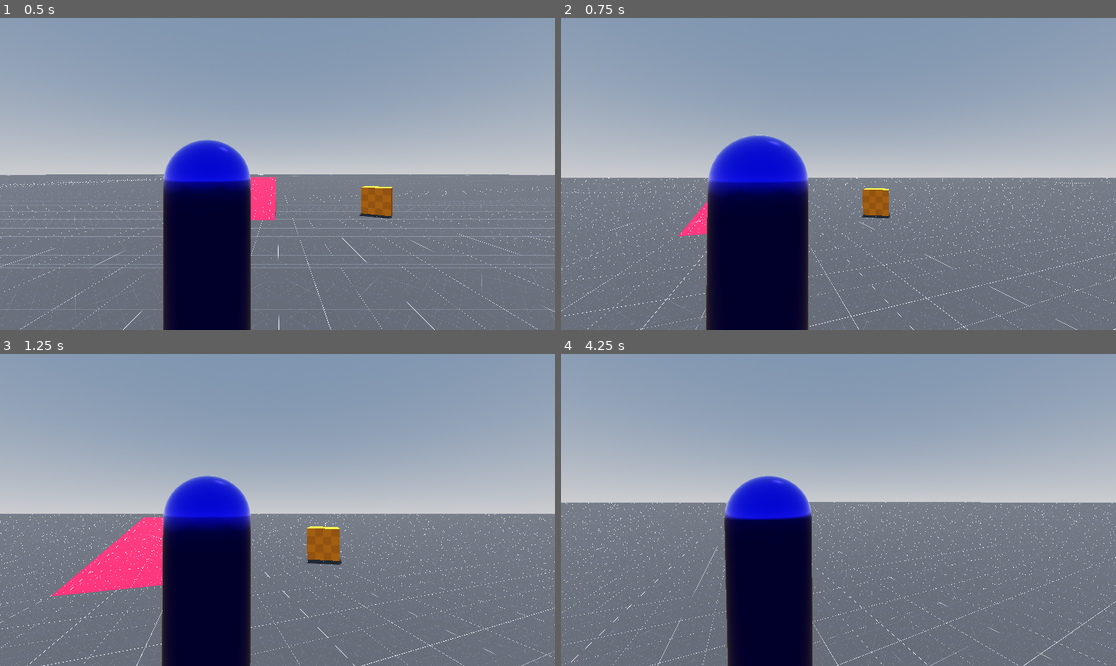
Above: before the commit, frames 1-4 (two rows, left to right).
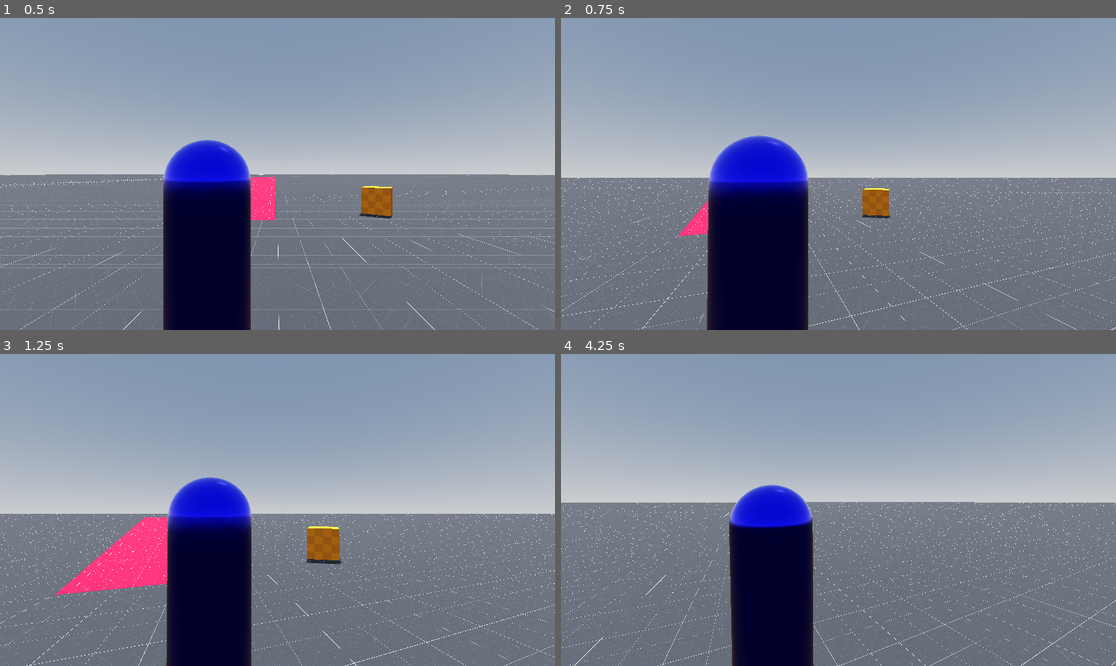
Above: after the commit, the same moments.

Repository: Mario-Florio/godot-third-person-controller
Game: Godot game, scene res://scenes/Test.tscn
Same seed, same stepped clock (60 frames per second), same inputs: the game is played once before the commit and once after it. The project has no main scene, so this scene is started directly.
Inputs (mouse positions are in pixels of both pictures, inside the frame that each line leads up to):
- Up to frame 1 (0.5 s): no input
- Up to frame 2 (0.75 s): move the mouse to (866, 174) at 0.52 s; hold W (forward) from 0.53 s (still down); right-click (866, 174) at 0.6 s
- Up to frame 3 (1.25 s): keep holding W (forward)
- Up to frame 4 (4.25 s): keep holding W (forward); move the mouse to (810, 510) at 1.27 s; right-click (810, 510) at 1.35 s; move the mouse to (849, 503) at 2.02 s; tap Tab (swap_shoulder) at 2.1 s; right-click (849, 503) at 2.3 s; move the mouse to (832, 516) at 2.77 s; right-click (832, 516) at 2.85 s; move the mouse to (877, 513) at 3.52 s; right-click (877, 513) at 3.6 s

Frame 1 is identical in both runs. In frame 2, 2.5% of the frame differs, in the area x 0-100%, y 37-100%; in frame 3, 3.7%; in frame 4, 4.7%, in the area x 0-100%, y 38-100%.

Commit message:
Add basic animation system for basic locomotion visualization

Diff:
--- /dev/null
+++ b/src/assets/resources/visuals/material/feminine_material.tres
@@ -0,0 +1,6 @@
+[gd_resource type="StandardMaterial3D" format=3 uid="uid://dvngnaid1u3k8"]
+
+[resource]
+albedo_color = Color(1, 0, 1, 1)
+metallic = 1.0
+roughness = 0.25
--- /dev/null
+++ b/src/assets/resources/visuals/material/masculine_material.tres
@@ -0,0 +1,6 @@
+[gd_resource type="StandardMaterial3D" format=3 uid="uid://dqbi1h868pv0t"]
+
+[resource]
+albedo_color = Color(0, 0, 0.7176471, 1)
+metallic = 1.0
+roughness = 0.29
--- /dev/null
+++ b/src/assets/resources/visuals/mesh/feminine_mesh.tscn
@@ -0,0 +1,34 @@
+[gd_scene format=3 uid="uid://dmspt8014ptoh"]
+
+[ext_resource type="Material" uid="uid://dvngnaid1u3k8" path="res://assets/resources/visuals/material/feminine_material.tres" id="1_haon1"]
+
+[sub_resource type="PrismMesh" id="PrismMesh_giq0b"]
+material = ExtResource("1_haon1")
+
+[sub_resource type="CapsuleMesh" id="CapsuleMesh_wxsl1"]
+material = ExtResource("1_haon1")
+
+[node name="FeminineMesh" type="Node3D" unique_id=138852980]
+
+[node name="visuals" type="Node3D" parent="." unique_id=478782144]
+transform = Transform3D(-0.3000589, -1.1381214e-07, 0, 4.5307633e-08, -0.75374377, 0, 0, 0, 0.16869795, -7.4198354e-08, 1.0711963, 0)
+
+[node name="Torso" type="MeshInstance3D" parent="visuals" unique_id=985477635]
+transform = Transform3D(1, -1.4210855e-14, 0, 3.5527137e-15, 1, 0, 0, 0, 1, 0, 0, 0)
+mesh = SubResource("PrismMesh_giq0b")
+skeleton = NodePath("../../MeshInstance3D")
+
+[node name="Head" type="MeshInstance3D" parent="visuals" unique_id=1876101856]
+transform = Transform3D(0.5516174, -2.1759946e-15, 0, 0, 0.13652973, 0, 0, 0, 1, 0, -0.69139993, 0)
+mesh = SubResource("CapsuleMesh_wxsl1")
+skeleton = NodePath("../Torso")
+
+[node name="Hips" type="MeshInstance3D" parent="visuals" unique_id=1918928010]
+transform = Transform3D(-1.4405262, 1.09204244e-07, 0, -5.013357e-08, -0.49727613, 0, 0, 0, 1, 0, 0, 0)
+mesh = SubResource("PrismMesh_giq0b")
+skeleton = NodePath("../../MeshInstance3D")
+
+[node name="Legs" type="MeshInstance3D" parent="visuals" unique_id=1189608611]
+transform = Transform3D(1.4405262, -5.1127773e-07, 0, 1.0026714e-07, 1.1640859, 0, 0, 0, 1, -3.6375192e-07, 0.8281964, 0)
+mesh = SubResource("PrismMesh_giq0b")
+skeleton = NodePath("../../MeshInstance3D")
--- /dev/null
+++ b/src/assets/resources/visuals/mesh/masculine_mesh.tscn
@@ -0,0 +1,34 @@
+[gd_scene format=3 uid="uid://c2xcwuvyss08"]
+
+[ext_resource type="Material" uid="uid://dqbi1h868pv0t" path="res://assets/resources/visuals/material/masculine_material.tres" id="1_8b62q"]
+
+[sub_resource type="PrismMesh" id="PrismMesh_qnthn"]
+material = ExtResource("1_8b62q")
+
+[sub_resource type="CapsuleMesh" id="CapsuleMesh_nnks8"]
+material = ExtResource("1_8b62q")
+
+[node name="MasculineMesh" type="Node3D" unique_id=1456001530]
+
+[node name="visuals" type="Node3D" parent="." unique_id=1743912882]
+transform = Transform3D(-0.3000589, -1.1381214e-07, 0, 4.5307633e-08, -0.75374377, 0, 0, 0, 0.16869795, -7.4198354e-08, 1.0711963, 0)
+
+[node name="Torso" type="MeshInstance3D" parent="visuals" unique_id=2142834126]
+transform = Transform3D(1.43, -1.18715666e-14, 0, 5.0803804e-15, 0.83538723, 0, 0, 0, 1, 1.1118345e-15, -0.0782384, 0)
+mesh = SubResource("PrismMesh_qnthn")
+skeleton = NodePath("../../MeshInstance3D")
+
+[node name="Head" type="MeshInstance3D" parent="visuals" unique_id=1762771499]
+transform = Transform3D(0.60677916, -2.3935942e-15, 0, 0, 0.15018271, 0, 0, 0, 1, 0, -0.69139993, 0)
+mesh = SubResource("CapsuleMesh_nnks8")
+skeleton = NodePath("../Torso")
+
+[node name="Hips" type="MeshInstance3D" parent="visuals" unique_id=609482394]
+transform = Transform3D(-1.1509459, 1.3253582e-07, 0, -4.0055514e-08, -0.60351956, 0, 0, 0, 1, 0, 0, 0)
+mesh = SubResource("PrismMesh_qnthn")
+skeleton = NodePath("../../MeshInstance3D")
+
+[node name="Legs" type="MeshInstance3D" parent="visuals" unique_id=817297941]
+transform = Transform3D(1.1536323, -4.8944077e-07, 0, 8.0298015e-08, 1.114367, 0, 0, 0, 1, -3.7186044e-07, 0.846658, 0)
+mesh = SubResource("PrismMesh_qnthn")
+skeleton = NodePath("../../MeshInstance3D")
--- a/src/scenes/Test.tscn
+++ b/src/scenes/Test.tscn
@@ -47,6 +47,10 @@
 albedo_texture = ExtResource("5_awxuf")
 uv1_triplanar = true
 
+[sub_resource type="Resource" id="Resource_fu3ou"]
+script = ExtResource("8_dovry")
+DEFAULT_SPRING_ARM_POSITION_X = 0.5
+
 [sub_resource type="Resource" id="Resource_8bdjt"]
 script = ExtResource("8_bhwsq")
 metadata/_custom_type_script = "uid://ng8frx7iperp"
@@ -61,10 +65,6 @@
 inputConfig = SubResource("Resource_8bdjt")
 viewConfig = SubResource("Resource_bhwsq")
 metadata/_custom_type_script = "uid://qtt5t44l0u7f"
-
-[sub_resource type="Resource" id="Resource_fu3ou"]
-script = ExtResource("8_dovry")
-DEFAULT_SPRING_ARM_POSITION_X = 0.5
 
 [node name="world" type="Node3D" unique_id=1023953965]
 
@@ -107,14 +107,13 @@
 size = Vector3(2.3862305, 1, 5.7128906)
 
 [node name="ThirdPersonCharacter" parent="." unique_id=1363432022 node_paths=PackedStringArray("controller") instance=ExtResource("9_sxdnt")]
-controller = NodePath("ThirdPersonController")
-
-[node name="ThirdPersonController" type="Node3D" parent="ThirdPersonCharacter" unique_id=1347378441 node_paths=PackedStringArray("initialView", "characterBody")]
-script = ExtResource("10_bxsth")
-config = SubResource("Resource_xftjw")
-initialView = NodePath("../../FollowCameraMount3D")
-characterBody = NodePath("..")
+controller = NodePath("../ThirdPersonController")
 
 [node name="FollowCameraMount3D" parent="." unique_id=484763819 node_paths=PackedStringArray("follow_target") instance=ExtResource("9_jbd4l")]
 follow_target = NodePath("../ThirdPersonCharacter")
 config = SubResource("Resource_fu3ou")
+
+[node name="ThirdPersonController" type="Node3D" parent="." unique_id=1347378441 node_paths=PackedStringArray("initialView")]
+script = ExtResource("10_bxsth")
+config = SubResource("Resource_xftjw")
+initialView = NodePath("../FollowCameraMount3D")
--- a/src/scenes/ThirdPersonCharacter.tscn
+++ b/src/scenes/ThirdPersonCharacter.tscn
@@ -2,12 +2,13 @@
 
 [ext_resource type="Script" uid="uid://dm1p3xkcwtoux" path="res://scripts/ThirdPersonCharacter.gd" id="1_xpvjh"]
 [ext_resource type="Shape3D" uid="uid://cqlv1rd6jpci6" path="res://assets/resources/shape/basic_capsule.tres" id="2_0xybg"]
-[ext_resource type="PackedScene" uid="uid://cfxot8vk3hipv" path="res://assets/resources/visuals/basic_capule_mesh.tscn" id="2_33180"]
+[ext_resource type="PackedScene" uid="uid://cfxot8vk3hipv" path="res://assets/resources/visuals/mesh/basic_capule_mesh.tscn" id="2_33180"]
 
-[node name="ThirdPersonCharacter" type="CharacterBody3D" unique_id=1451104356 node_paths=PackedStringArray("collisionBody", "visuals")]
+[node name="ThirdPersonCharacter" type="CharacterBody3D" unique_id=1451104356 node_paths=PackedStringArray("collisionBody", "visuals", "animationTree")]
 script = ExtResource("1_xpvjh")
 collisionBody = NodePath("CollisionBody")
 visuals = NodePath("BasicCapsuleMesh")
+animationTree = NodePath("")
 
 [node name="CollisionBody" type="CollisionShape3D" parent="." unique_id=806756119]
 transform = Transform3D(1, 0, 0, 0, 1, 0, 0, 0, 1, 0, 0.875, 0)
--- /dev/null
+++ b/src/scripts/Config/AnimationConfig.gd
@@ -0,0 +1,10 @@
+class_name AnimationConfig
+extends Resource
+
+@export_subgroup("Conditions")
+@export var is_grounded_path: StringName
+@export var is_airborne_path: StringName
+
+@export_subgroup("Blend Positions")
+@export var grounded_blend_position_path: StringName
+@export var airborne_blend_position_path: StringName
--- a/src/scripts/Config/ThirdPersonControllerConfig.gd
+++ b/src/scripts/Config/ThirdPersonControllerConfig.gd
@@ -5,3 +5,4 @@
 @export var viewConfig       := ViewConfig.new()
 @export var locomotionConfig := LocomotionConfig.new()
 @export var motionConfig     := MotionConfig.new()
+@export var animationConfig  := AnimationConfig.new()
--- /dev/null
+++ b/src/scripts/DomainControllers/AnimationHandler/AnimationHandler.gd
@@ -0,0 +1,58 @@
+class_name AnimationHandler
+extends RefCounted
+
+class State extends RefCounted:
+	var config: AnimationConfig
+
+	var is_grounded: bool
+	var is_airborne: bool
+
+	func _init(_config: AnimationConfig) -> void:
+		config = _config
+
+var _animationState: State
+var _animationTreeManager: AnimationTreeManager
+
+func _init(config: AnimationConfig, animationTree: AnimationTree) -> void:
+	_animationState = State.new(config)
+	_animationTreeManager = AnimationTreeManager.new(_animationState, animationTree)
+
+func execute(payload: AnimationHandler.Payload) -> void:
+	_update_state(payload)
+	_animationTreeManager.manage(payload)
+
+# Utils
+func _update_state(payload: AnimationHandler.Payload) -> void:
+	match payload.motionState:
+		"STILL": # STILL implies grounded in current implementation
+			_animationState.is_grounded = true
+			_animationState.is_airborne = false
+
+		"GROUNDED":
+			_animationState.is_grounded = true
+			_animationState.is_airborne = false
+
+		"AIRBORNE":
+			_animationState.is_grounded = false
+			_animationState.is_airborne = true
+
+		_:
+			assert(false, "Intent mismatch [AnimationHandler._update_state]")
+
+class Payload:
+	var motionState: StringName
+	var local_velocity: Vector2
+	var max_horizontal_speed: float
+	var speed: float
+
+	func _init(
+		_motionState: StringName,
+		_local_velocity: Vector2,
+		_max_horizontal_speed: float,
+		_speed: float
+	) -> void:
+
+		motionState = _motionState
+		local_velocity = _local_velocity
+		max_horizontal_speed = _max_horizontal_speed
+		speed = _speed
--- /dev/null
+++ b/src/scripts/DomainControllers/AnimationHandler/AnimationTreeManager.gd
@@ -0,0 +1,37 @@
+class_name AnimationTreeManager
+extends RefCounted
+
+var _is_grounded_path: StringName
+var _is_airborne_path: StringName
+
+var _airborne_blend_position_path: StringName
+var _grounded_blend_position_path: StringName
+
+var _animationState : AnimationHandler.State
+var _animationTree  : AnimationTree
+
+func _init(animationState: AnimationHandler.State, animationTree: AnimationTree) -> void:
+	_animationState = animationState
+	_animationTree = animationTree
+
+	_is_grounded_path = _animationState.config.is_grounded_path
+	_is_airborne_path = _animationState.config.is_airborne_path
+
+	_grounded_blend_position_path = _animationState.config.grounded_blend_position_path
+	_airborne_blend_position_path = _animationState.config.airborne_blend_position_path
+
+func manage(payload: AnimationHandler.Payload) -> void:
+	_animationTree.set(_is_grounded_path, _animationState.is_grounded)
+	_animationTree.set(_is_airborne_path, _animationState.is_airborne)
+
+	_animationTree.set(
+		_grounded_blend_position_path,
+		payload.local_velocity *
+			((payload.speed / payload.max_horizontal_speed) * 1.0)
+	)
+
+	_animationTree.set(
+		_airborne_blend_position_path,
+		payload.local_velocity *
+			((payload.speed / payload.max_horizontal_speed) * 1.0)
+	)
--- a/src/scripts/DomainControllers/LocomotionSemantics/LocomotionSemantics.gd
+++ b/src/scripts/DomainControllers/LocomotionSemantics/LocomotionSemantics.gd
@@ -42,6 +42,7 @@
 
 func export(snapshot: Snapshot) -> void:
 	snapshot.intents = _locomotionState.intents
+	snapshot.bounded = _locomotionStyle.bounded
 
 # Utils
 func _update_state(payload: Payload) -> void:
@@ -149,6 +150,7 @@
 
 class Snapshot extends RefCounted:
 	var intents: Array[MotionIntent]
+	var bounded: bool
 
 	func _init(locomotionSemantics: LocomotionSemantics) -> void:
 		locomotionSemantics.export(self)
--- a/src/scripts/DomainControllers/MotionAuthority/MotionAuthority.gd
+++ b/src/scripts/DomainControllers/MotionAuthority/MotionAuthority.gd
@@ -20,6 +20,7 @@
 
 	# Physical Actor State
 	var curr_motion_state := MotionState.STILL
+	var last_position     := Vector3.ZERO
 
 	func _init(_config: MotionConfig, _motionTarget: CharacterBody3D) -> void:
 		config = _config
@@ -45,6 +46,10 @@
 
 func export(snapshot: Snapshot) -> void:
 	snapshot.motion_state = _motionState.curr_motion_state
+	snapshot.global_transform = _motionState.motionTarget.global_transform
+	snapshot.last_position = _motionState.last_position
+	snapshot.max_horizontal_speed = _motionState.config.MAX_HORIZONTAL_SPEED
+	snapshot.speed = _motionState.motionTarget.velocity.length()
 
 # Utils
 func _update_state() -> void:
@@ -62,6 +67,9 @@
 	_motionState.horizontalProposal = null
 	_motionState.rotationalProposal = null
 
+	# Update last_position
+	_motionState.last_position = _motionState.motionTarget.global_position
+
 class Payload extends RefCounted:
 	var proposals: Array[MotionProposal]
 
@@ -70,6 +78,10 @@
 
 class Snapshot extends RefCounted:
 	var motion_state: MotionState
+	var global_transform: Transform3D
+	var last_position: Vector3
+	var max_horizontal_speed: float
+	var speed: float
 
 	func _init(motionAuthority: MotionAuthority) -> void:
 		motionAuthority.export(self)
--- a/src/scripts/IntentRealizationPipeline.gd
+++ b/src/scripts/IntentRealizationPipeline.gd
@@ -7,6 +7,7 @@
 var viewSemantics       : ViewSemantics
 var locomotionSemantics : LocomotionSemantics
 var motionAuthority     : MotionAuthority
+var animationHandler    : AnimationHandler
 
 # Responsibilities
 var inputInterface        : InputInterface
@@ -18,10 +19,11 @@
 func setup(
 	config: ThirdPersonControllerConfig,
 	initialView: ViewInterface,
-	characterBody: CharacterBody3D
+	characterBody: CharacterBody3D,
+	animationTree: AnimationTree
 ) -> void:
 
-	_constructDomainControllers(config, characterBody)
+	_constructDomainControllers(config, characterBody, animationTree)
 	_constructResponsibilities()
 	_connectDomains()
 
@@ -43,15 +45,21 @@
 		referenceBasis,
 		realizationAuthority.produce()
 	)
+	var semanticIntent := intentResolution.produce()
 
-	realizationAuthority.execute(delta, intentResolution.produce())
+	realizationAuthority.execute(delta, semanticIntent)
 
-	presentationMediation.execute(realizationAuthority.produce())
+	presentationMediation.execute(
+		delta,
+		referenceBasis,
+		semanticIntent,
+		realizationAuthority.produce())
 
 # Utils
 func _constructDomainControllers(
 	config : ThirdPersonControllerConfig,
-	characterBody: CharacterBody3D
+	characterBody: CharacterBody3D,
+	animationTree: AnimationTree
 ) -> void:
 
 	agentInputHandler = AgentInputHandler.new(config.inputConfig)
@@ -60,12 +68,15 @@
 	locomotionSemantics = LocomotionSemantics.new(config.locomotionConfig)
 	motionAuthority = MotionAuthority.new(config.motionConfig, characterBody)
 
+	if animationTree:
+		animationHandler = AnimationHandler.new(config.animationConfig, animationTree)
+
 func _constructResponsibilities() -> void:
 	inputInterface        = InputInterface.new(agentInputHandler)
 	viewIntentMediation   = ViewIntentMediation.new(viewManager, viewSemantics)
 	intentResolution      = IntentResolution.new(locomotionSemantics)
 	realizationAuthority  = RealizationAuthority.new(motionAuthority)
-	presentationMediation = PresentationMediation.new()
+	presentationMediation = PresentationMediation.new(animationHandler)
 
 func _connectDomains() -> void:
 	viewManager.connect("active_view_updated", viewSemantics.on_view_updated)
--- a/src/scripts/Responsibilities/IntentResolution.gd
+++ b/src/scripts/Responsibilities/IntentResolution.gd
@@ -32,6 +32,7 @@
 
 class SemanticIntent extends RefCounted:
 	var _intents: ReadOnlyArray
+	var _bounded: bool
 
 	func _init(locomotionSemantics: LocomotionSemantics) -> void:
 		var locomotionSnap := LocomotionSemantics.Snapshot.new(locomotionSemantics)
@@ -42,10 +43,14 @@
 			read_only_intents.append(read_only_intent)
 
 		_intents = ReadOnlyArray.new(read_only_intents)
+		_bounded = locomotionSnap.bounded
 
 	# Getters
 	func intents() -> ReadOnlyArray:
 		return _intents
+
+	func bounded() -> bool:
+		return _bounded
 
 # Utils
 func _deriveWorldState() -> LocomotionSemantics.WorldState:
--- a/src/scripts/Responsibilities/PresentationMediation.gd
+++ b/src/scripts/Responsibilities/PresentationMediation.gd
@@ -1,5 +1,82 @@
 class_name PresentationMediation
 extends RefCounted
 
-func execute(physicalActorState: RealizationAuthority.PhysicalActorState) -> void:
-	pass
+var _animationHandler: AnimationHandler
+
+func _init(animationHandler: AnimationHandler) -> void:
+	_animationHandler = animationHandler
+
+func execute(
+	delta: float,
+	referenceBasis: ViewIntentMediation.ReferenceBasis,
+	semanticIntent: IntentResolution.SemanticIntent,
+	physicalActorState: RealizationAuthority.PhysicalActorState) -> void:
+
+	if _animationHandler:
+		var local_orientation := _derive_local_orientation(
+			referenceBasis.global_transform().basis,
+			physicalActorState.global_transform().basis,
+			semanticIntent.bounded()
+		)
+
+		var local_velocity := _derive_local_velocity(
+			delta,
+			physicalActorState.global_transform().origin,
+			physicalActorState.last_position(),
+			local_orientation
+		)
+
+		_animationHandler.execute(AnimationHandler.Payload.new(
+			physicalActorState.motion_state(),
+			local_velocity,
+			physicalActorState.max_horizontal_speed(),
+			physicalActorState.speed()
+		))
+
+
+# Utils
+## Determines current orientation of characters motion
+## (bounded to active view or characters forward-facing direction).
+func _derive_local_orientation(active_view_orientation: Basis, character_body_orientation: Basis, bounded: bool) -> Basis:
+	return (
+		active_view_orientation if bounded
+		else character_body_orientation
+	)
+
+## Determines local velocity of character body in relation to current orientation.
+## Current orientation can either be bounded to reference-basis (via active view)
+## or based on character bodies forward-facing direction.
+## This value allows for convenient plugin to blend-positions.
+func _derive_local_velocity(
+	delta: float,
+	global_position: Vector3,
+	last_position: Vector3,
+	local_orientation: Basis
+) -> Vector2:
+
+	# 1. Compute horizontal displacement / velocity
+	var displacement = global_position - last_position
+
+	# Ignore vertical motion
+	displacement.y = 0
+
+	if displacement.length() < 0.01:
+		return Vector2.ZERO
+
+	var velocity_world = displacement / delta
+	var move_dir = velocity_world.normalized()
+
+	# 2. Get reference basis
+	var forward = -local_orientation.z.normalized()  # world forward in reference frame
+	var right = local_orientation.x.normalized()     # world right in reference frame
+
+	# 3. Project velocity onto reference basis
+	var local_x = move_dir.dot(right)   # left/right
+	var local_y = move_dir.dot(forward) # forward/back
+
+	# 4. Normalize to [-1,1]
+	var magnitude = Vector2(local_x, local_y).length()
+	if magnitude > 1.0:
+		return Vector2(local_x, local_y).normalized()
+	else:
+		return Vector2(local_x, local_y)
--- a/src/scripts/Responsibilities/RealizationAuthority.gd
+++ b/src/scripts/Responsibilities/RealizationAuthority.gd
@@ -26,14 +26,34 @@
 
 class PhysicalActorState extends RefCounted:
 	var _motion_state: StringName
+	var _global_transform: Transform3D
+	var _last_position: Vector3
+	var _max_horizontal_speed: float
+	var _speed: float
 
 	func _init(motionAuthority: MotionAuthority) -> void:
 		var motionSnap := MotionAuthority.Snapshot.new(motionAuthority)
 		_motion_state = _convertMotionState(motionSnap.motion_state)
+		_global_transform = motionSnap.global_transform
+		_last_position = motionSnap.last_position
+		_max_horizontal_speed = motionSnap.max_horizontal_speed
+		_speed = motionSnap.speed
 
 	# Getters
 	func motion_state() -> StringName:
 		return _motion_state
+
+	func global_transform() -> Transform3D:
+		return _global_transform
+
+	func last_position() -> Vector3:
+		return _last_position
+
+	func max_horizontal_speed() -> float:
+		return _max_horizontal_speed
+
+	func speed() -> float:
+		return _speed
 
 	# Utils
 	func _convertMotionState(motionState: MotionAuthority.MotionState) -> StringName:
--- a/src/scripts/ThirdPersonCharacter.gd
+++ b/src/scripts/ThirdPersonCharacter.gd
@@ -4,6 +4,22 @@
 @export var collisionBody: CollisionShape3D
 @export var visuals: Node3D
 @export var controller: ThirdPersonController
+@export var animationTree: AnimationTree
 
 func _ready() -> void:
 	controller.characterBody = self
+	controller.animationTree = animationTree
+
+	if animationTree:
+		controller.config.animationConfig.is_grounded_path = (
+			"parameters/Locomotion/conditions/is_grounded"
+		)
+		controller.config.animationConfig.is_airborne_path = (
+			"parameters/Locomotion/conditions/is_airborne"
+		)
+		controller.config.animationConfig.grounded_blend_position_path = (
+			"parameters/Locomotion/Grounded/blend_position"
+		)
+		controller.config.animationConfig.airborne_blend_position_path = (
+			"parameters/Locomotion/Airborne/blend_position"
+		)
--- a/src/scripts/ThirdPersonController.gd
+++ b/src/scripts/ThirdPersonController.gd
@@ -8,16 +8,23 @@
 ## Starting view for character. Required if not using dynamic view discovery.
 @export var initialView   : ViewInterface
 @export var characterBody : CharacterBody3D
+@export var animationTree : AnimationTree
 
 @onready var intentRealizationPipeline := IntentRealizationPipeline.new()
 
 func _ready() -> void:
 	Input.mouse_mode = Input.MOUSE_MODE_CAPTURED
 
-	intentRealizationPipeline.setup(config, initialView, characterBody)
+	intentRealizationPipeline.setup(
+		config,
+		initialView,
+		characterBody,
+		animationTree
+	)
 
 func _input(event: InputEvent) -> void:
 	intentRealizationPipeline.notify(event)
 
 func _physics_process(delta: float) -> void:
+
 	intentRealizationPipeline.run(delta)
Renamed: src/assets/resources/visuals/basic_capule_mesh.tscn -> src/assets/resources/visuals/mesh/basic_capule_mesh.tscn
Not shown, added: src/scripts/Config/AnimationConfig.gd.uid
Not shown, added: src/scripts/DomainControllers/AnimationHandler/AnimationHandler.gd.uid
Not shown, added: src/scripts/DomainControllers/AnimationHandler/AnimationTreeManager.gd.uid
